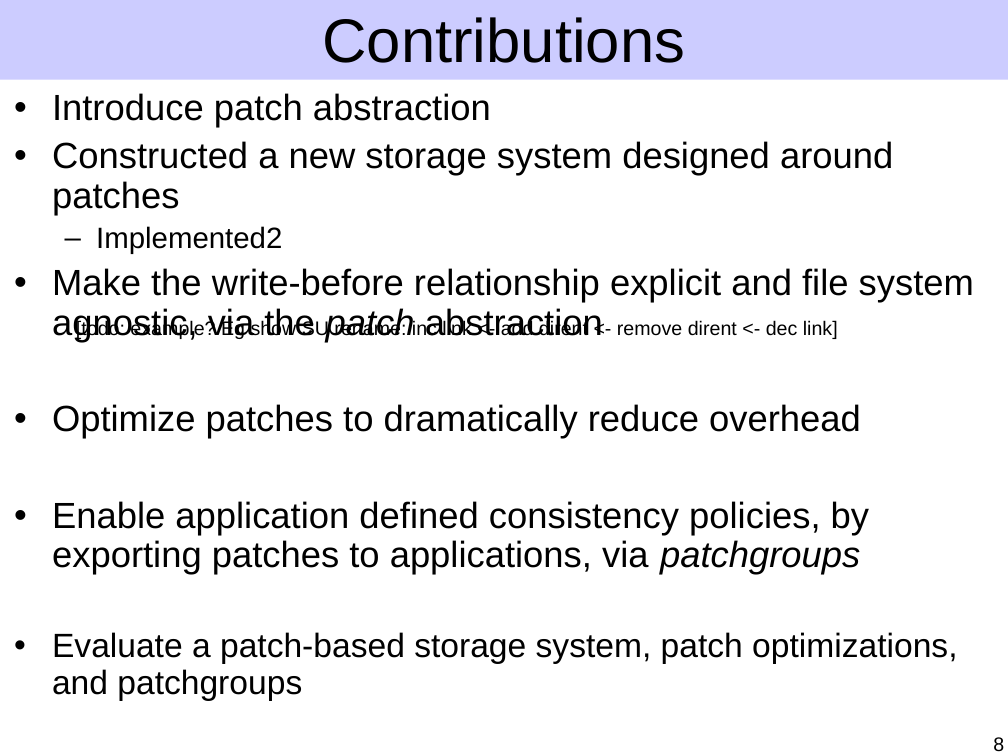
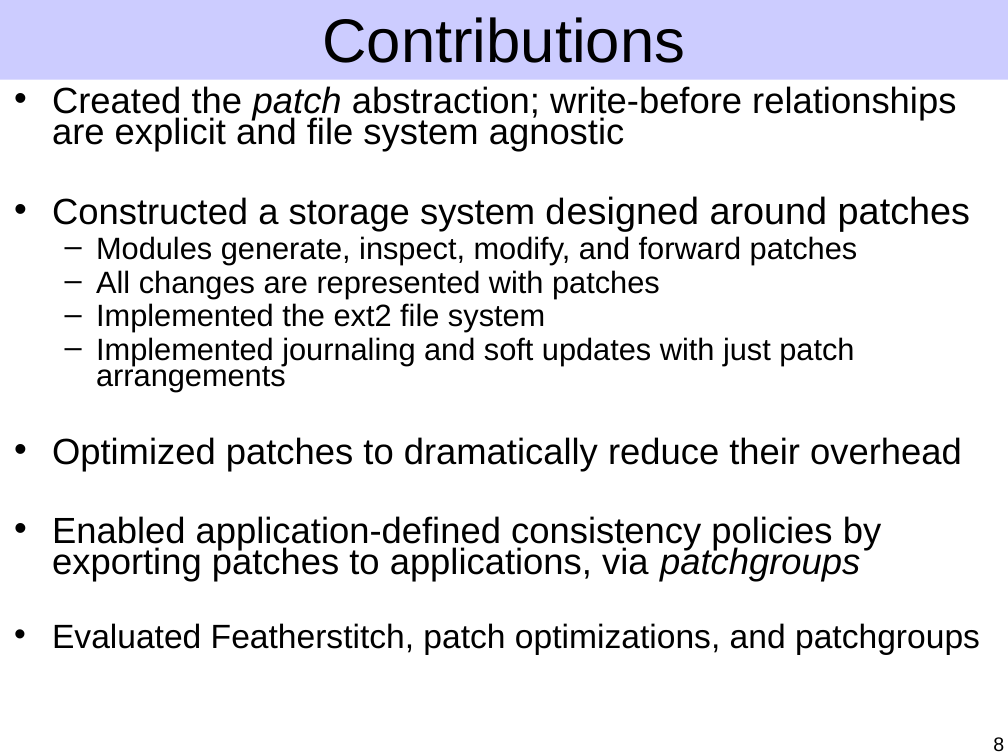
Before and after one commit to ucla-readable/fstitch-doc, a slide deck: slide 8 of sosp/pres.ppt. Drawn at 1008x756 pixels with LibreOffice and Linux fonts; fonts in the diff are those of the drawing. Boxes give left, top, right and bottom in pixels: in the first picture for what was removed or moved away, otherwise in the second. Text is boxed around its words. In the diff, an @@ line names an element or a change of style, - is before the commit and + after.

Commit message:
Improve motivation and start improving patch model example.

```diff
--- a/sosp/pres.ppt
+++ b/sosp/pres.ppt
@@ text at (52, 86, 980, 655): text changed @@
-• Introduce patch abstraction
-• Constructed a new storage system designed around patches
-  – Implemented2
-• Make the write-before relationship explicit and file system agnostic, via the patch abstraction
-• Optimize patches to dramatically reduce overhead
-• Enable application defined consistency policies, by exporting patches to applications, via patchgroups
-• Evaluate a patch-based storage system, patch optimizations, and patchgroups
+• Created the patch abstraction; write-before relationships are explicit and file system agnostic
+• Constructed a storage system designed around patches
+  – Modules generate, inspect, modify, and forward patches
+  – All changes are represented with patches
+  – Implemented the ext2 file system
+  – Implemented journaling and soft updates with just patch arrangements
+• Optimized patches to dramatically reduce their overhead
+• Enabled application-defined consistency policies by exporting patches to applications, via patchgroups
+• Evaluated Featherstitch, patch optimizations, and patchgroups
@@ text removed at (76, 320, 838, 340) @@
-[todo: example? Eg show SU rename: inc link <- add dirent <- remove dirent <- dec link]
```
Also in this commit, not shown: 4 other slides changed, 1 slide added.
